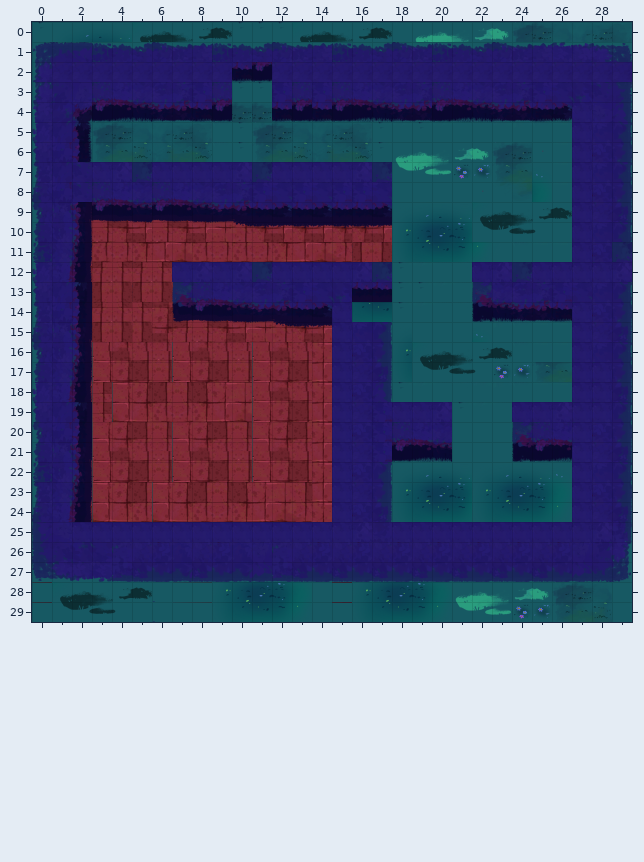
Tiled map, stored at assets/maps/Hard-Level-2.tmx. This is how it looked before the edit.
Cells are 128x128 px. Shown: x 0..29, y 0..29.
The result:
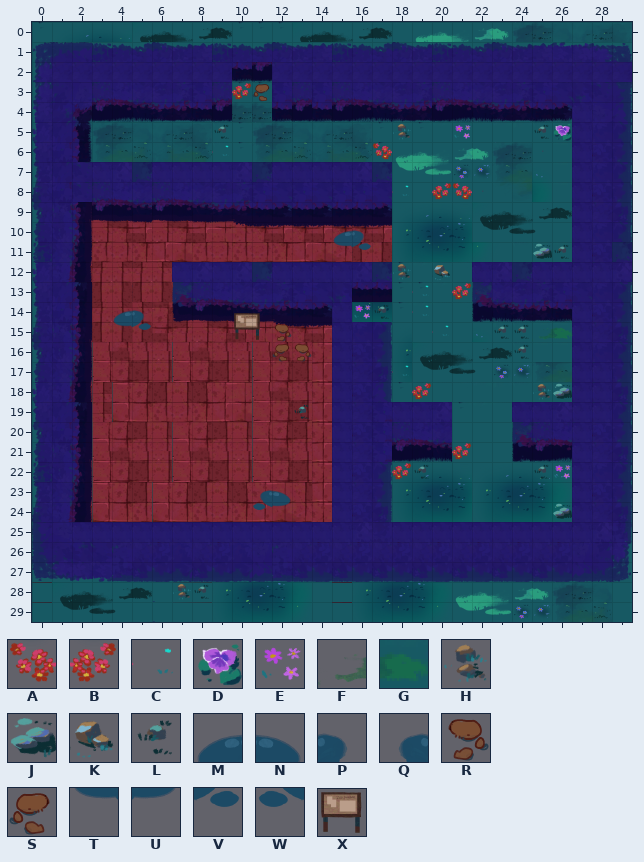
Key: from "decorations-2": A 53, B 53 flipped left-right, C 54, D 58, E 66, F 79, G 80, H 104, J 115, K 116, L 117; from "interiordecorations1": M 35, N 35 flipped left-right, P 36, Q 36 flipped left-right, R 42, S 42 flipped left-right, T 45, U 45 flipped left-right, V 46, W 46 flipped left-right; from "trees": X 6 "board".
_ is an empty cell, . an unchanged one.
Tiles of an added or newly shown layer are drawn over the layers below it.
See-through tiles are keyed as they look on the map.
Edits made:
--- layer "decoration" (added)
@@ x 10..11 @@
- 3 __
+ 3 BS
@@ x 9..26 @@
- 5 _........_.._...__
- 6 _......._.........
+ 5 L........H..E...LD
+ 6 C.......A.........
@@ x 18..21 @@
- 8 _.__
+ 8 C.BA
@@ x 4..26 @@
-10 ...........__..........
-11 ...........__........__
-12 .............._._......
-13 ..............._._.....
-14 __..........__._.......
-15 __...._._......._..____
-16 ........__.........._..
-17 .............._........
-18 ..............._.....__
-19 ........._.............
+10 ...........MP..........
+11 ...........TV........JL
+12 ..............H.K......
+13 ...............C.B.....
+14 MP..........EL.C.......
+15 TV....X.R.......C..LLFG
+16 ........SR..........L..
+17 ..............C........
+18 ...............B.....HJ
+19 .........L.............
@@ x 11..26 @@
-21 .........._.....
-22 .......__.....__
-23 __..............
-24 __............._
+21 ..........B.....
+22 .......BL.....LE
+23 QN..............
+24 WU.............J
@@ x 7..8 @@
-28 __
+28 HL
